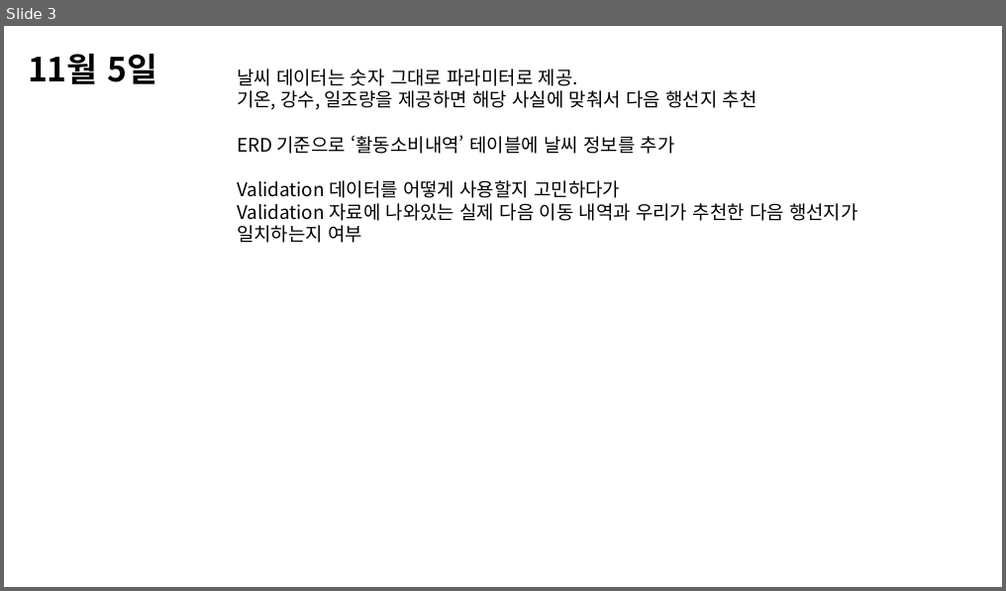
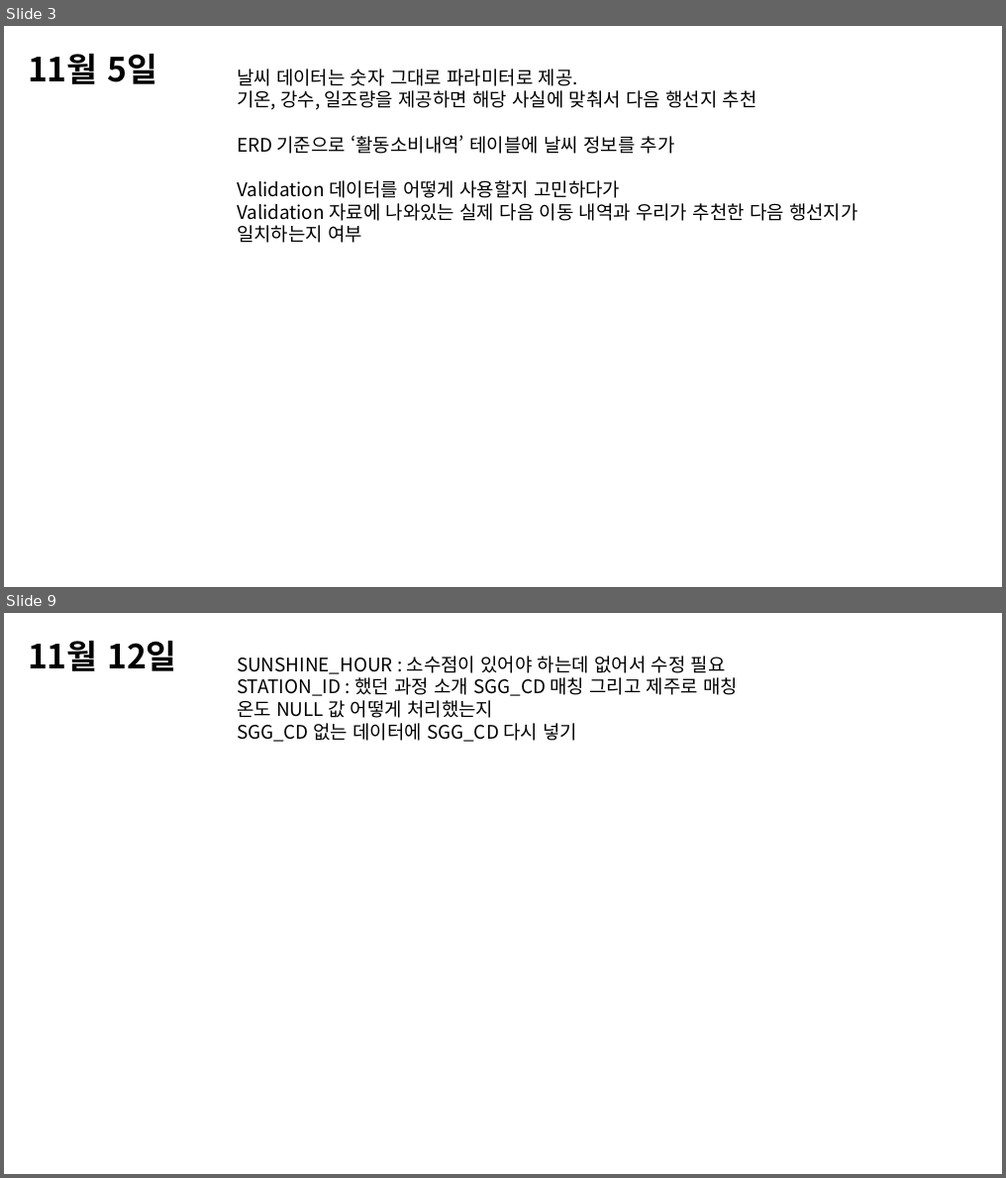
Before and after one commit to higun295/ApprenticeProject, a slide deck: Project_20241105.pptx. Shown one above the other, each under a label of ours: slide 3 before the commit, slides 3 and 9 after it; the slides between them are not shown. The pictures are 1006x591 and 1006x1178 pixels, drawn with LibreOffice and Linux fonts; fonts in the diff are those of the drawing. Boxes give left, top, right and bottom in pixels: in the first picture for what was removed or moved away, otherwise in the second. Text is boxed around its words. In the diff, an @@ line names an element or a change of style, - is before the commit and + after.

```diff
--- a/Project_20241105.pptx
+++ b/Project_20241105.pptx
@@ slide 9 added at <box>4,613,1002,1174</box>, background #FFFFFF @@
@@ text added at <box>28,641,177,671</box>, 32 pt, text #000000, bold @@
+11월 12일
@@ text added at <box>237,656,738,742</box>, 18 pt, text #000000 @@
+SUNSHINE_HOUR : 소수점이 있어야 하는데 없어서 수정 필요
+STATION_ID : 했던 과정 소개 SGG_CD 매칭 그리고 제주로 매칭
+온도 NULL 값 어떻게 처리했는지
+SGG_CD 없는 데이터에 SGG_CD 다시 넣기
```
Also in this commit, not shown: 3 slides changed, 7 other slides added, 1 slide removed, 21 other files.
